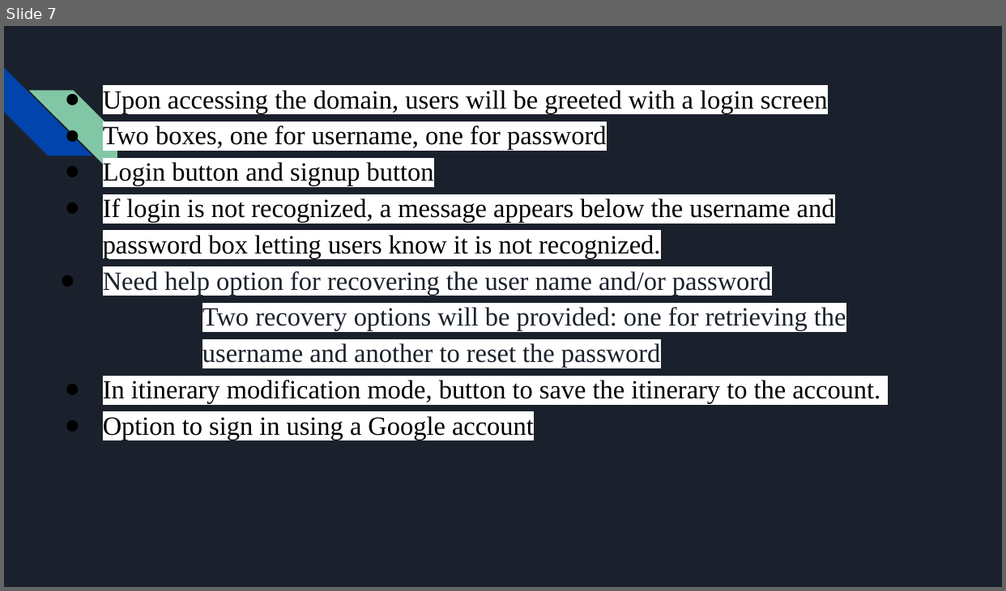
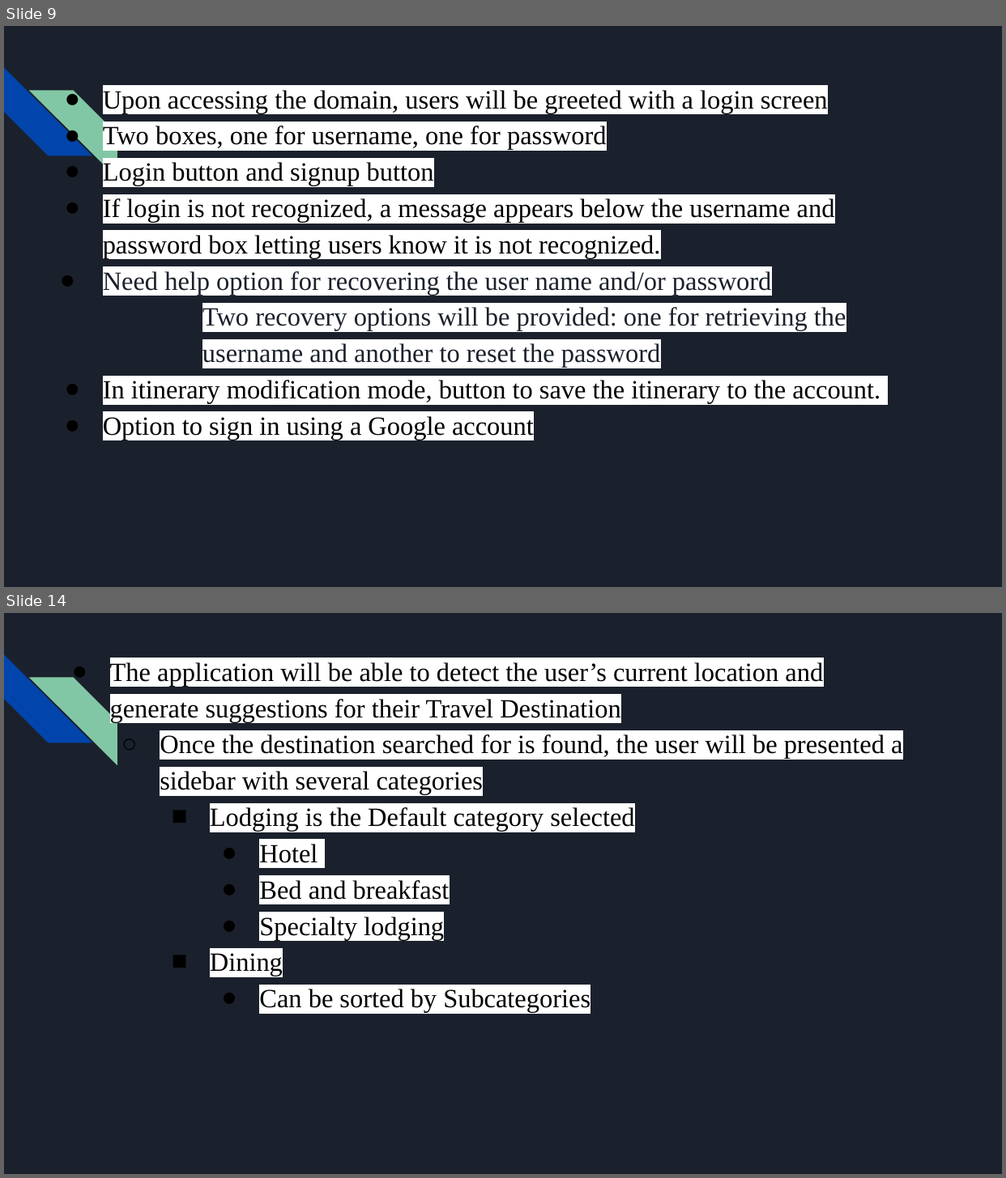
Before and after one commit to DustinWZook/Atlas-Itinerary, a slide deck: Documents/CSCI 4805 Project Requirements.pptx. Shown one above the other, each under a label of ours: slide 7 before the commit, slides 9 and 14 after it; the slides between them are not shown. The pictures are 1006x591 and 1006x1178 pixels, drawn with LibreOffice and Linux fonts; fonts in the diff are those of the drawing. Boxes give left, top, right and bottom in pixels: in the first picture for what was removed or moved away, otherwise in the second. Text is boxed around its words. In the diff, an @@ line names an element or a change of style, - is before the commit and + after.

```diff
--- a/Documents/CSCI 4805 Project Requirements.pptx
+++ b/Documents/CSCI 4805 Project Requirements.pptx
@@ slide 14 added at [4, 613, 1002, 1174], background #1B212C; not listed: 2 template elements that a slide beside it also shows @@
@@ text added at [110, 662, 902, 1013], 19 pt, text #000000 @@
+● The application will be able to detect the user’s current location and generate suggestions for their Travel Destination
+  ○ Once the destination searched for is found, the user will be presented a sidebar with several categories
+    ■ Lodging is the Default category selected
+      ● Hotel
+      ● Bed and breakfast
+      ● Specialty lodging
+    ■ Dining
+      ● Can be sorted by Subcategories
@@ what was slide 7 is now slide 9 @@
```
Also in this commit, not shown: 8 other slides added, 5 slides removed.
